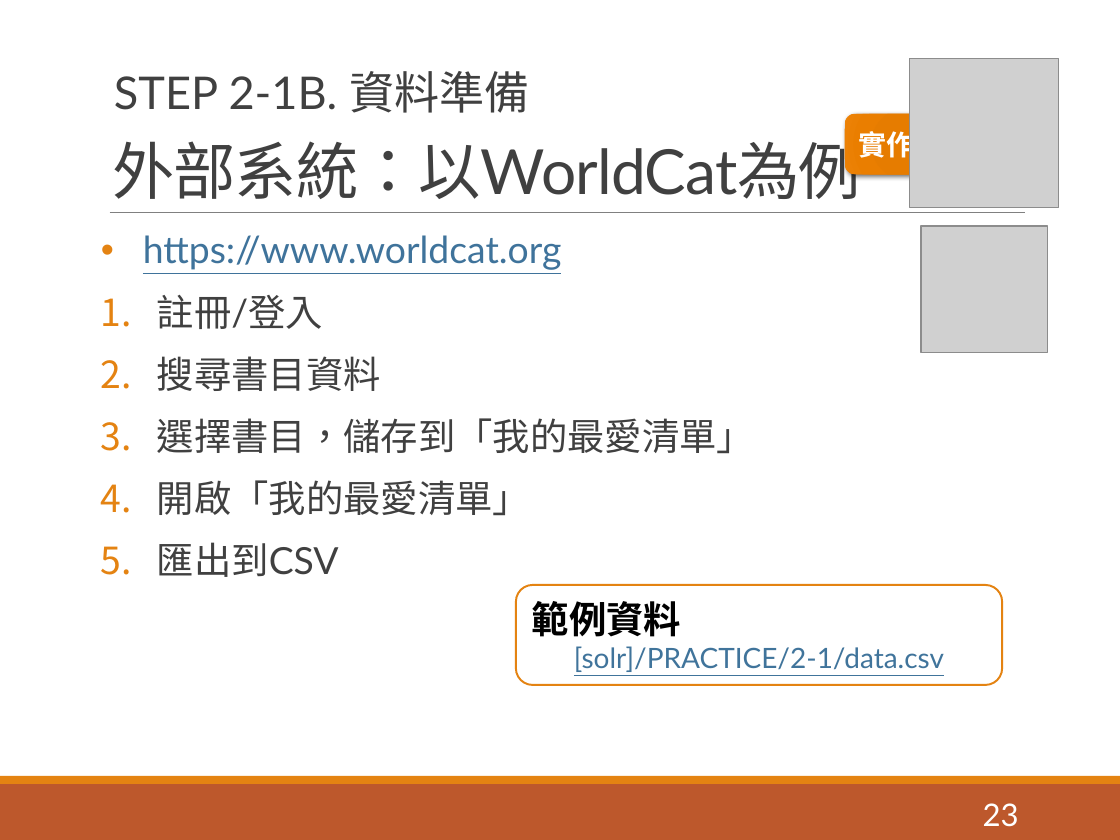
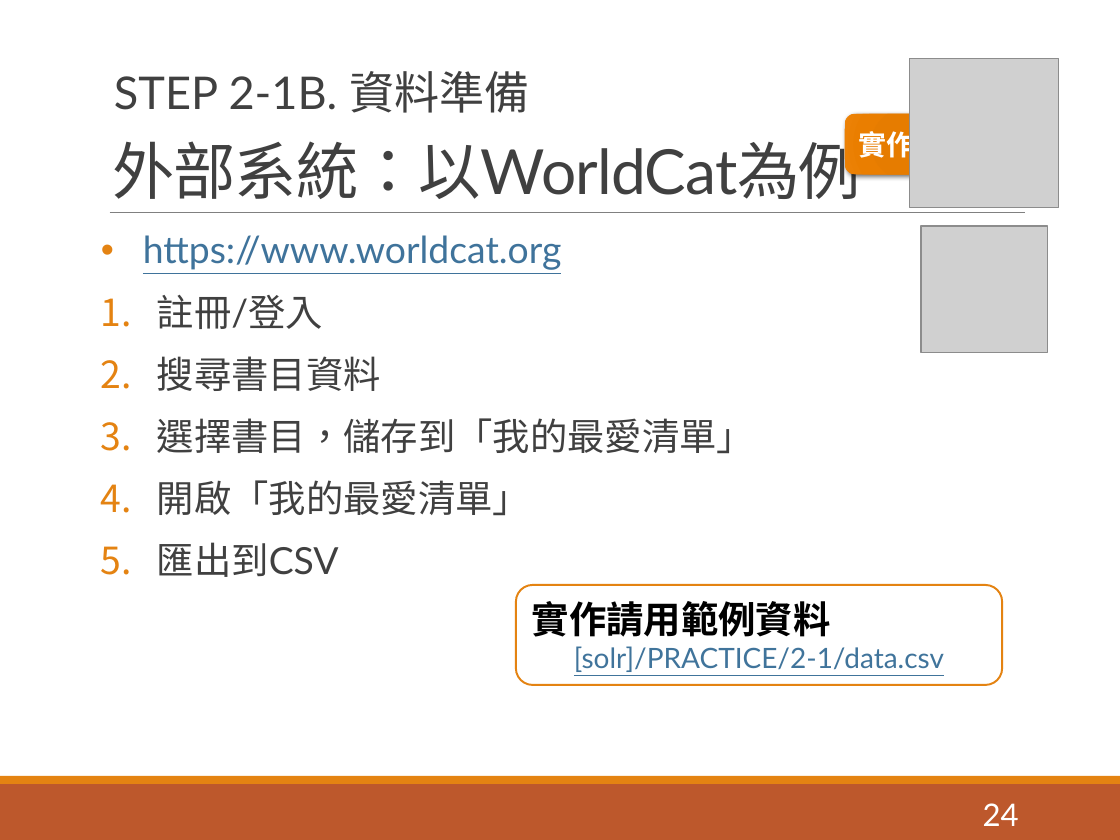
Before and after one commit to pulipulichen/ir-practice-solr, a slide deck: slide 24 of Apache Solr教學介紹.pptx (slide 23 before the commit). Drawn at 1120x840 pixels with LibreOffice and Linux fonts; fonts in the diff are those of the drawing; grey boxes stand for pictures. Boxes give left, top, right and bottom in pixels: in the first picture for what was removed or moved away, otherwise in the second. Text is boxed around its words. In the diff, an @@ line names an element or a change of style, - is before the commit and + after.

```diff
--- a/Apache Solr教學介紹.pptx
+++ b/Apache Solr教學介紹.pptx
@@ text in rounded rectangle at (532,601,831,637): text changed @@
-範例資料
+實作請用範例資料
@@ page number at (983,803,1019,826): text changed @@
-23
+24
```
Also in this commit, not shown: 6 other slides changed, 3 slides added, 1 other file.
